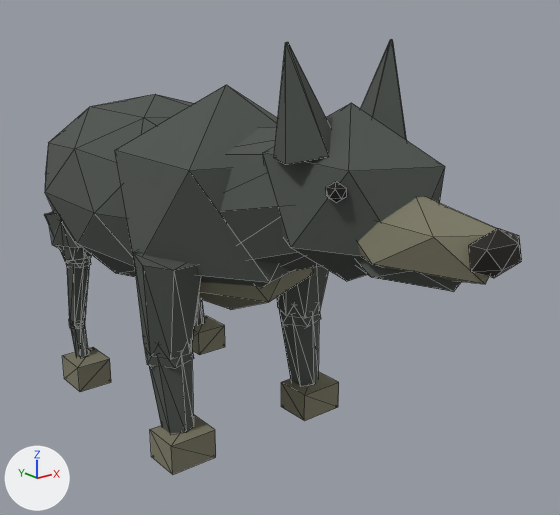
Before and after pictures for a commit that changed the glTF model Art/LowPoly_AgeOfEchoes/Exports/Rigged/MOB_01_Wolf.glb.
Rendered twice from a 50 mm lens placed at (-1.39, -2.28, 1.35), pointed at (0.2, -0.29, 0.56). Every picture has the same lights, and +X, +Y and +Z are marked at lower left. The picture after the commit comes second. Mesh edges are drawn as thin lines. Vertices at exactly the same position are counted once.

The first picture shows 'SKM_MOB_01_Wolf'.
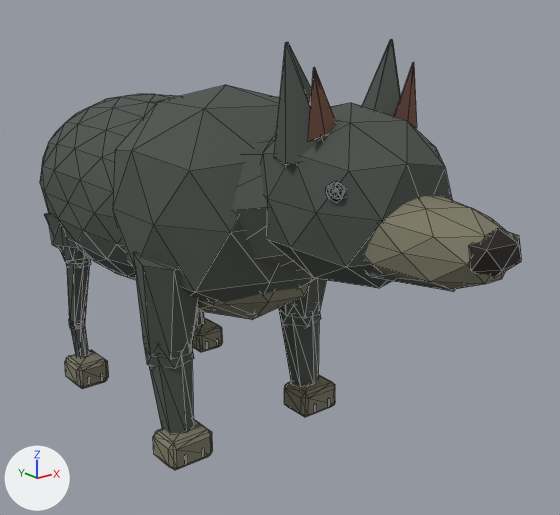
Patch to the scene script:
```diff
--- a/Art/LowPoly_AgeOfEchoes/Exports/Rigged/MOB_01_Wolf.glb.py
+++ b/Art/LowPoly_AgeOfEchoes/Exports/Rigged/MOB_01_Wolf.glb.py
@@ mat_mat_aoe_wolfdorsal @@
+mat_mat_aoe_wolfdorsal = principled_material('MAT_AOE_WolfDorsal')
+mat_mat_aoe_wolfdorsal.base_color = (0.0498, 0.0568, 0.0498)  # dark grey #3f433f
+mat_mat_aoe_wolfdorsal.roughness = 0.8
@@ mat_mat_aoe_eyeglint @@
+mat_mat_aoe_eyeglint = principled_material('MAT_AOE_EyeGlint')
+mat_mat_aoe_eyeglint.base_color = (0.7, 0.65, 0.47)  # beige #dad3b6
+mat_mat_aoe_eyeglint.roughness = 0.4
@@ mat_mat_aoe_wolfunderfur @@
+mat_mat_aoe_wolfunderfur = principled_material('MAT_AOE_WolfUnderfur')
+mat_mat_aoe_wolfunderfur.base_color = (0.139, 0.14, 0.103)  # dark grey #68695a
+mat_mat_aoe_wolfunderfur.roughness = 0.8
@@ mat_mat_aoe_innerear @@
+mat_mat_aoe_innerear = principled_material('MAT_AOE_InnerEar')
+mat_mat_aoe_innerear.base_color = (0.17, 0.074, 0.048)  # brown #734d3e
+mat_mat_aoe_innerear.roughness = 0.8
@@ me_skm_mob_01_wolf @@
 # used by ob_skm_mob_01_wolf; location = (0.0, 0.0, 0.0)
-me_skm_mob_01_wolf.from_pydata(...)  # 464 vertices, 788 faces; spans x -0.37..0.37, y -1.34..1.16, z 0.0..1.29
+me_skm_mob_01_wolf.from_pydata(...)  # 1120 vertices, 2028 faces; spans x -0.37..0.37, y -1.34..1.16, z 0.0..1.29
+# me_skm_mob_01_wolf part 1: a new loose piece, an icosphere of 80 faces spanning x -0.191..-0.159, y -0.993..-0.946, z 0.941..0.981, in mat_mat_aoe_eye (black #090706)
+# me_skm_mob_01_wolf part 2: the loose piece of 10 vertices spanning x 0.05..0.22, y -0.9..-0.73, z 1.01..1.29 is copied, and the copy is scaled about its middle by (0.6, 0.12, 0.6), then moved by (0.01, -0.07, 0.0), in mat_mat_aoe_innerear (brown #734d3e); it spans x 0.09..0.19, y -0.89..-0.87, z 1.07..1.24
+# me_skm_mob_01_wolf part 3: the loose piece of 10 vertices spanning x -0.22..-0.05, y -0.9..-0.73, z 1.01..1.29 is copied, and the copy is scaled about its middle by (0.6, 0.12, 0.6), then moved by (-0.01, -0.07, 0.0), in mat_mat_aoe_innerear (brown #734d3e); it spans x -0.19..-0.09, y -0.89..-0.87, z 1.07..1.24
+# me_skm_mob_01_wolf part 4: the loose piece of 8 vertices spanning x -0.35..-0.19, y -0.44..-0.31, z 0.0..0.1 is rebuilt with 24 vertices and now spans x -0.35..-0.19, y -0.44..-0.31, z 0.0..0.1
+# me_skm_mob_01_wolf part 5: the loose piece of 8 vertices spanning x -0.33..-0.2, y 0.25..0.39, z 0.0..0.1 is rebuilt with 24 vertices and now spans x -0.33..-0.2, y 0.25..0.39, z 0.0..0.1
+# me_skm_mob_01_wolf part 6: the loose piece of 8 vertices spanning x 0.19..0.35, y -0.44..-0.31, z 0.0..0.1 is rebuilt with 24 vertices and now spans x 0.19..0.35, y -0.44..-0.31, z 0.0..0.1
+# me_skm_mob_01_wolf part 7: the loose piece of 8 vertices spanning x 0.2..0.33, y 0.25..0.39, z 0.0..0.1 is rebuilt with 24 vertices and now spans x 0.2..0.33, y 0.25..0.39, z 0.0..0.1
+# me_skm_mob_01_wolf part 8: 240 vertices added at x -0.35..0.35, y -1.31..0.78, z 0.43..1.11
+# other edits to the shape of me_skm_mob_01_wolf do not show in these pictures
 me_skm_mob_01_wolf.materials.append(mat_mat_aoe_wolffur)
@@ me_skm_mob_01_wolf @@
 me_skm_mob_01_wolf.materials.append(mat_mat_aoe_eye)
+me_skm_mob_01_wolf.materials.append(mat_mat_aoe_wolfunderfur)  # dark grey #68695a
+me_skm_mob_01_wolf.materials.append(mat_mat_aoe_wolfdorsal)  # dark grey #3f433f
+me_skm_mob_01_wolf.materials.append(mat_mat_aoe_eyeglint)  # beige #dad3b6
+me_skm_mob_01_wolf.materials.append(mat_mat_aoe_innerear)  # brown #734d3e
```

Boxes [x1, y1, x2, y2] around the edits, measured in the pictures (560 x 515 px):
'SKM_MOB_01_Wolf', reshaped: before [44, 39, 522, 475]; after [40, 39, 522, 470]
part 1 of me_skm_mob_01_wolf, added: after [329, 182, 344, 197]
part 2 of me_skm_mob_01_wolf, added (brown): after [394, 62, 417, 128]
part 3 of me_skm_mob_01_wolf, added (brown): after [308, 67, 337, 142]
part 4 of me_skm_mob_01_wolf, rebuilt (9% narrower, 16% shorter): before [150, 414, 216, 475]; after [153, 419, 213, 470]
part 5 of me_skm_mob_01_wolf, rebuilt (10% narrower, 13% shorter): before [62, 347, 111, 392]; after [65, 350, 109, 389]
part 6 of me_skm_mob_01_wolf, rebuilt (12% narrower, 14% shorter): before [281, 372, 339, 421]; after [284, 375, 335, 417]
part 7 of me_skm_mob_01_wolf, rebuilt (12% shorter): before [192, 316, 225, 355]; after [192, 318, 223, 352]
part 8 of me_skm_mob_01_wolf, added: after [40, 85, 506, 320]
